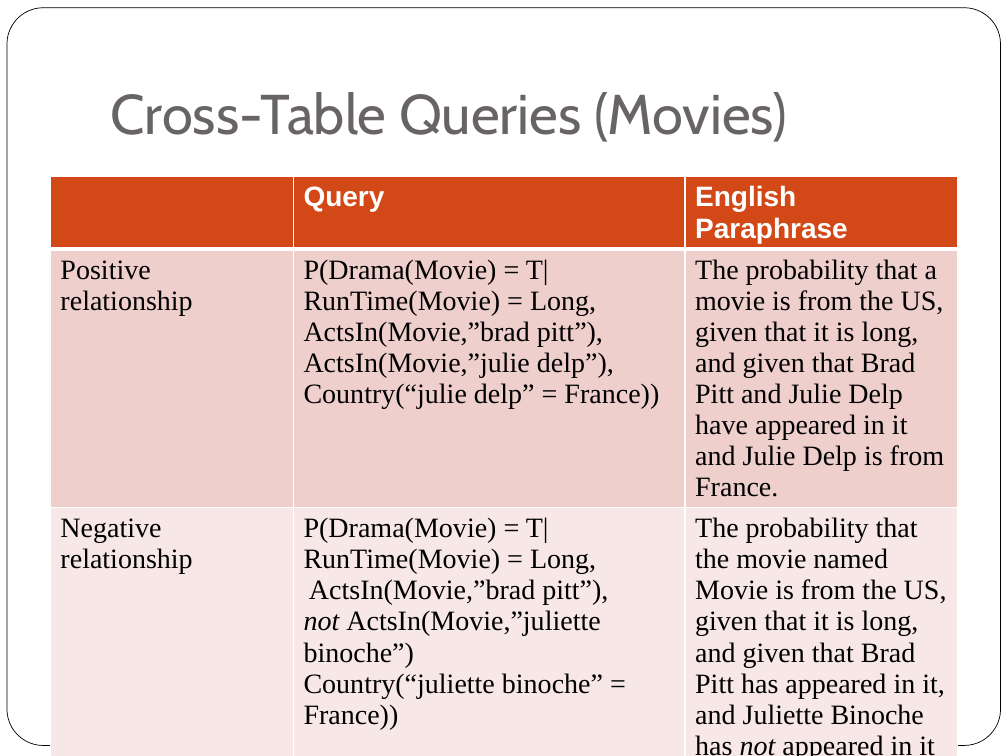
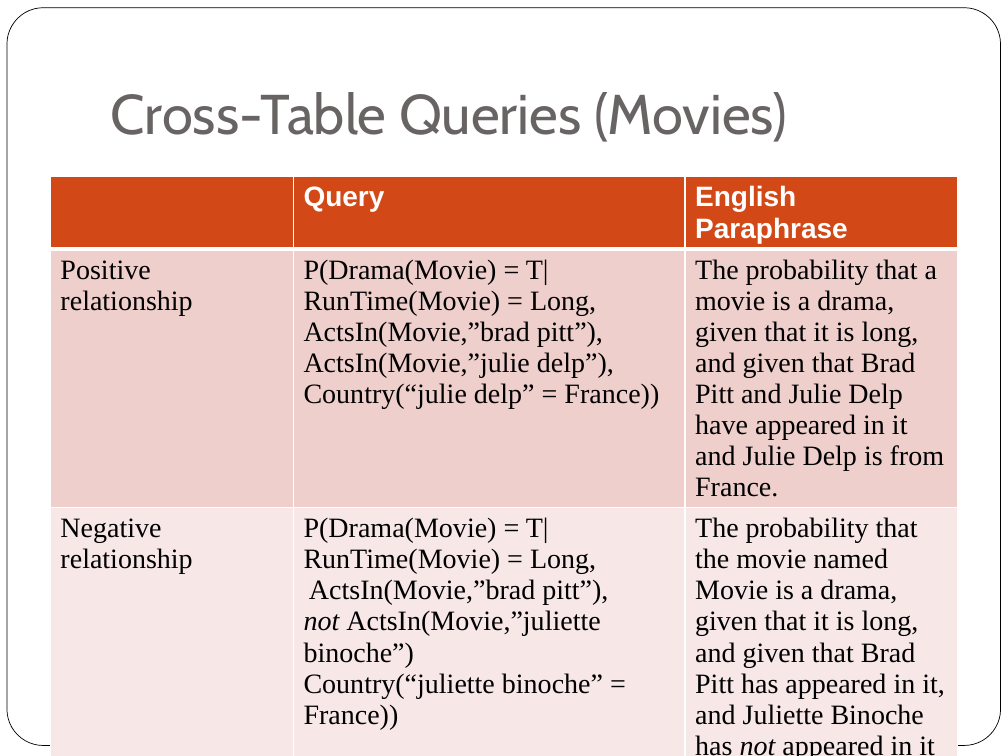
Before and after one commit to oschulte/srl-tutorial-slides, a slide deck: slide 12 of ch0-example-queries.pptx. Drawn at 1008x756 pixels with LibreOffice and Linux fonts; fonts in the diff are those of the drawing. Boxes give left, top, right and bottom in pixels: in the first picture for what was removed or moved away, otherwise in the second. Text is boxed around its words. In the diff, an @@ line names an element or a change of style, - is before the commit and + after.

```diff
--- a/ch0-example-queries.pptx
+++ b/ch0-example-queries.pptx
@@ table at bbox=[50, 176, 958, 756] @@
-row 2, column 3: The probability that a movie is from the US, given that it is long, and given that Brad Pitt and Julie Delp have appeared in it and Julie Delp is from France.
+row 2, column 3: The probability that a movie is a drama, given that it is long, and given that Brad Pitt and Julie Delp have appeared in it and Julie Delp is from France.
-row 3, column 3: The probability that the movie named Movie is from the US, given that it is long, and given that Brad Pitt has appeared in it, and Juliette Binoche has not appeared in it and is from France.
+row 3, column 3: The probability that the movie named Movie is a drama, given that it is long, and given that Brad Pitt has appeared in it, and Juliette Binoche has not appeared in it and is from France.
```
Also in this commit, not shown: 1 other slide changed.
